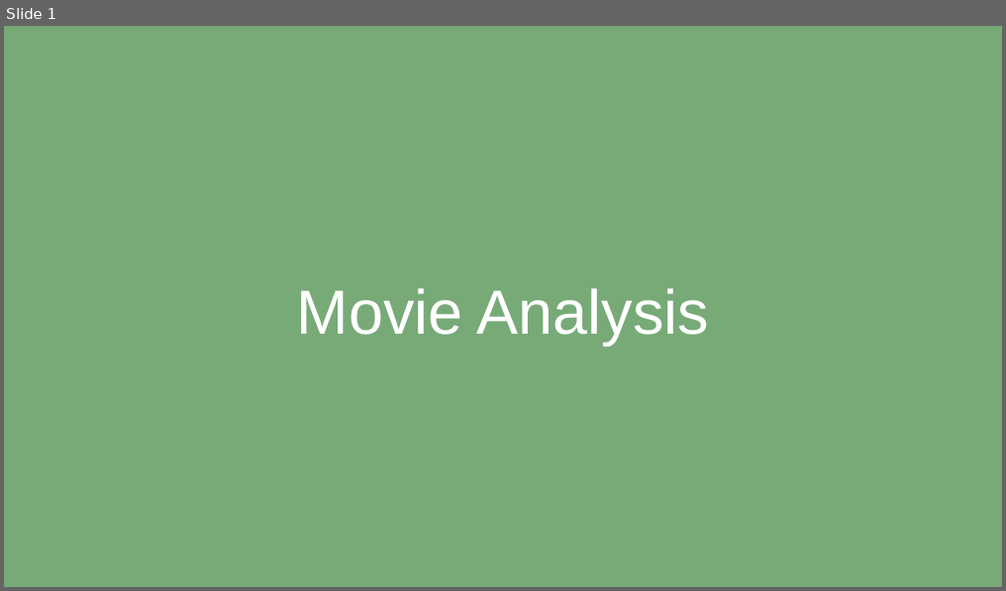
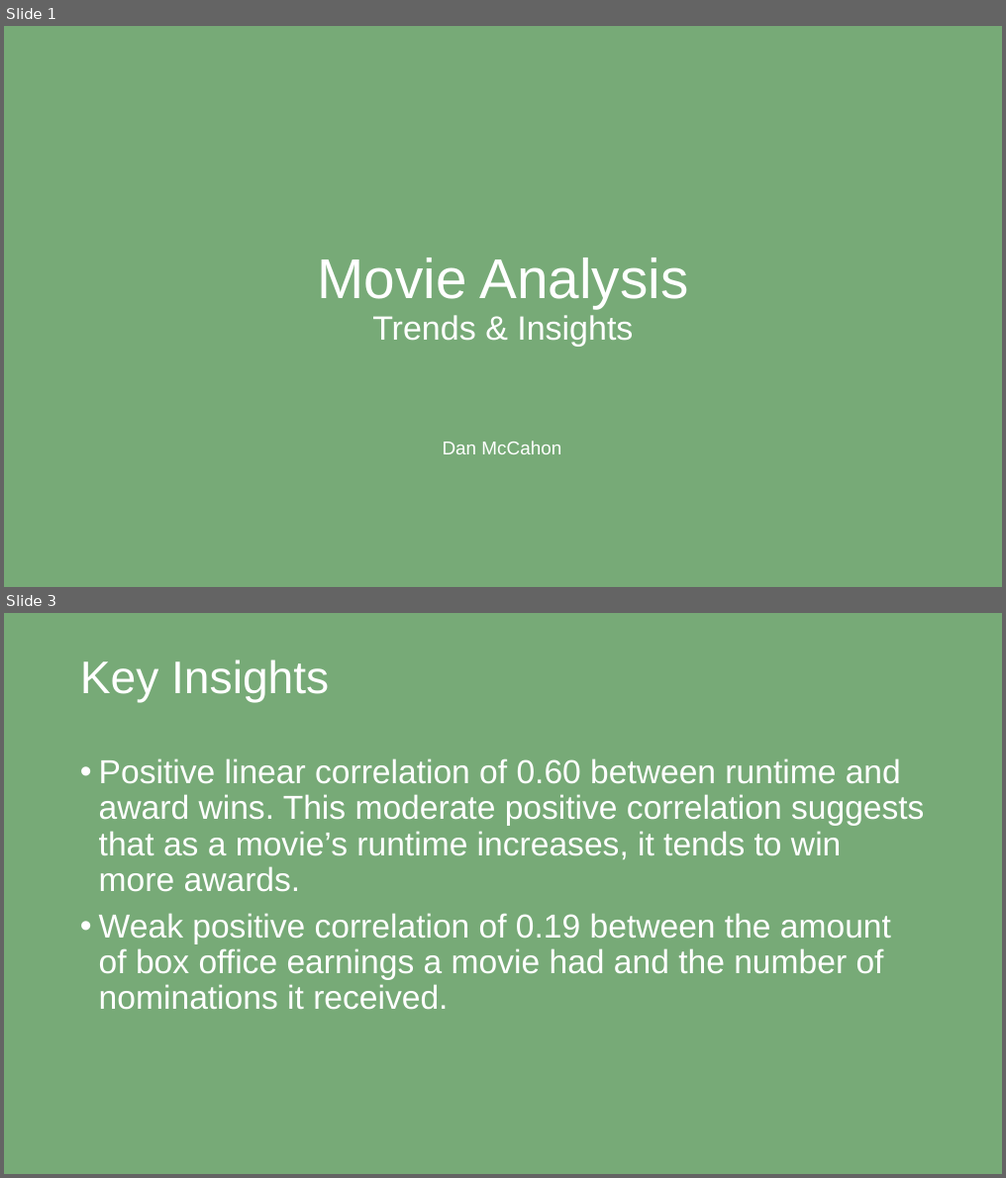
Before and after one commit to dtoshm/data_project_eight, a slide deck: movie_presentation.pptx. Shown one above the other, each under a label of ours: slide 1 before the commit, slides 1 and 3 after it; the slides between them are not shown. The pictures are 1006x591 and 1006x1178 pixels, drawn with LibreOffice and Linux fonts; fonts in the diff are those of the drawing. Boxes give left, top, right and bottom in pixels: in the first picture for what was removed or moved away, otherwise in the second. Text is boxed around its words. In the diff, an @@ line names an element or a change of style, - is before the commit and + after.

```diff
--- a/movie_presentation.pptx
+++ b/movie_presentation.pptx
@@ slide 3 added at box(4, 613, 1002, 1174), background #77AA77 @@
@@ title added at box(80, 660, 329, 703), 44 pt, text #FFFFFF @@
+Key Insights
@@ text added at box(99, 759, 924, 1010), 32 pt, text #FFFFFF @@
+• Positive linear correlation of 0.60 between runtime and award wins. This moderate positive correlation suggests that as a movie’s runtime increases, it tends to win more awards.
+• Weak positive correlation of 0.19 between the amount of box office earnings a movie had and the number of nominations it received.
@@ slide 1 changed as well @@
@@ title at box(317, 258, 688, 347): text changed; size 60 to 32.4 pt @@
-Movie Analysis
+Movie Analysis
+Trends & Insights
@@ text added at box(443, 441, 561, 455), 18 pt, text #FFFFFF @@
+Dan McCahon
```
Also in this commit, not shown: 1 other slide changed, 2 other slides added, 3 slides removed, 1 other file.
